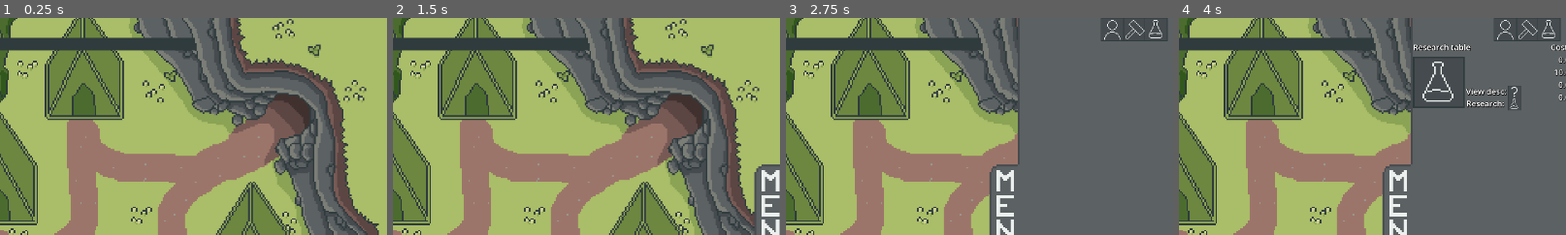
Above: before the commit, frames 1-4 (left to right).
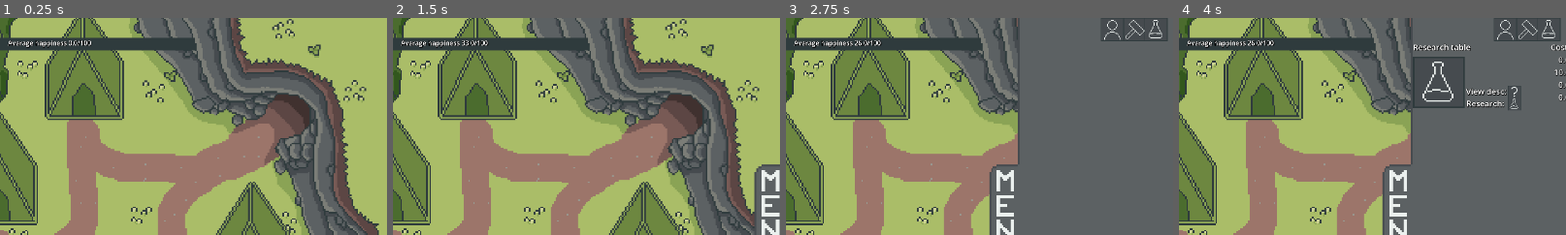
Above: after the commit, the same moments.

Repository: Lueegee1/EksamenDDU
Game: Godot game, scene res://Scenes/Root.tscn
Same seed, same stepped clock (60 frames per second), same inputs: the game is played once before the commit and once after it. The engine's default icon, where the game draws it, is replaced by a stand-in: a white triangle on a blue panel in a dark square.
Inputs (mouse positions are % of the whole screen's width and height, from its top left):
- Up to frame 1 (0.25 s): no input
- Up to frame 2 (1.5 s): click (99, 3) at 0.5 s; click (98, 46) at 1.25 s
- Up to frame 3 (2.75 s): click (97, 3) at 2 s
- Up to frame 4 (4 s): click (90, 3) at 2.75 s; click (93, 3) at 3.5 s
The pictures show only the part of the screen within x 45-95%, y 0-50%; the shares and areas given below are measured in that part.

The runs differ from the first frame. In frame 1, 0.4% of the frame differs, in the area x 2-24%, y 10-14%; in frame 2, 0.4%, in the area x 2-25%, y 10-14%; in frame 3, 0.4%; in frame 4, 0.4%.

Commit message:
Text to happiness bar + research progress

Diff:
--- a/ddu-eksamen/Scenes/Game.tscn
+++ b/ddu-eksamen/Scenes/Game.tscn
@@ -150,6 +150,13 @@
 [node name="BarSprite1" type="Sprite2D" parent="UI/HappinessBar" unique_id=1676383947]
 texture = ExtResource("4_b2bpf")
 
+[node name="Label" type="Label" parent="UI/HappinessBar" unique_id=43158018]
+layout_mode = 0
+offset_right = 40.0
+offset_bottom = 23.0
+text = "Happy"
+label_settings = ExtResource("22_18uti")
+
 [node name="MenuButtons" type="Control" parent="UI" unique_id=1602124693]
 layout_mode = 3
 anchors_preset = 0
--- a/ddu-eksamen/Scripts/UI.gd
+++ b/ddu-eksamen/Scripts/UI.gd
@@ -37,6 +37,7 @@
 	happiness_bar.position = Vector2((screen_dim.x - max_width) / 2, 50)
 	happiness_bar.color = Color(0.231, 1.0, 0.302, 1.0)
 	happiness_bar.z_index=10
+	$HappinessBar/Label.z_index =11
 	@warning_ignore("integer_division")
 	bar_sprite_1.position = Vector2(bar_max_width/2+screen_dim.x*0.3,50+bar_height/2)
 	bar_sprite_1.scale=Vector2(4,4)
@@ -64,6 +65,8 @@
 	var target_width = (Global.average_happiness / 100.0) * (2 * screen_dim.x / 5)
 	var target_size = Vector2(target_width, bar_height)
 	happiness_bar.size = happiness_bar.size.lerp(target_size, 1.0 - pow(lerp_speed, delta))
+	$HappinessBar/Label.position = happiness_bar.position + Vector2((screen_dim.x -400)/ 5,0)
+	$HappinessBar/Label.text = "Average happiness " +str(clamp(round(Global.average_happiness),0,100)) + "/100"
 
 func update_menus(delta: float) -> void:
 	var root_pos
--- a/ddu-eksamen/data/research.json
+++ b/ddu-eksamen/data/research.json
@@ -2,28 +2,28 @@
 "research" : {
 	"1": {"name":"Research table","cost":[0,10,0,0],"requirements":[], "description": "A nice place to think. Here colonists can generate research points", "icons": "res://Assets/temp files/buttons/Sprite-0003-Sheet8.png", "researched":0},
 	"2": {"name":"Explore the caves","cost":[1,0,0,0],"requirements":[1],"description": "The dark caves seem to contain useful ressources. Here colonists can gather minerals", "icons": "res://Assets/temp files/buttons/Sprite-0003-Sheet2.png", "researched":0},
-	"3": {"name":"Fields","cost":[1.5,50,0,10],"requirements":[1],"description": "Start toiling the fields, here the colonists can generate food", "icons": "res://Assets/temp files/buttons/Sprite-0003-Sheet2.png", "researched":0},
+	"3": {"name":"Fields","cost":[2.5,50,0,10],"requirements":[1],"description": "Start toiling the fields, here the colonists can generate food", "icons": "res://Assets/temp files/buttons/Sprite-0003-Sheet2.png", "researched":0},
 	"4": {"name":"Plant flowers","cost":[1,25,0,0],"requirements":[1],"description": "Pretty up the colony with some colorful flowers, the colonists will enjoy the decorations", "icons": "res://Assets/temp files/buttons/Sprite-0003-Sheet3.png", "researched":0},
-	"5": {"name":"Irrigation","cost":[4,100,10,25],"requirements":[3],"description": "Start irragating the fields, increasing their production", "icons": "res://Assets/temp files/buttons/Sprite-0003-Sheet2.png", "researched":0},
-	"6": {"name":"Axes","cost":[1.5,10,25,0],"requirements":[2],"description": "Make axes for your colonists, this will help them gather more plantmatter", "icons": "res://Assets/temp files/buttons/Sprite-0003-Sheet2.png", "researched":0},
-	"7": {"name":"Tents","cost":[2,100,25,0],"requirements":[6],"description": "One man tents for your colonists, finally a place to rest", "icons": "res://Assets/temp files/buttons/Sprite-0003-Sheet1.png", "researched":0},
-	"8": {"name":"Pickaxes","cost":[2,10,30,0],"requirements":[6],"description": "Make pickaxes for your colonists, this will help them extract minerals from the mines more efficiently", "icons": "res://Assets/temp files/buttons/Sprite-0003-Sheet2.png", "researched":0},
-	"9": {"name":"Houses","cost":[2,150,40,0],"requirements":[7],"description": "More spacious housing for your colonists, these huts can fit two people. This is where the magic happen", "icons": "res://Assets/temp files/buttons/Sprite-0003-Sheet1.png", "researched":0},
+	"5": {"name":"Irrigation","cost":[8,100,10,25],"requirements":[3],"description": "Start irragating the fields, increasing their production", "icons": "res://Assets/temp files/buttons/Sprite-0003-Sheet2.png", "researched":0},
+	"6": {"name":"Axes","cost":[3,10,25,0],"requirements":[2],"description": "Make axes for your colonists, this will help them gather more plantmatter", "icons": "res://Assets/temp files/buttons/Sprite-0003-Sheet2.png", "researched":0},
+	"7": {"name":"Tents","cost":[3,100,25,0],"requirements":[6],"description": "One man tents for your colonists, finally a place to rest", "icons": "res://Assets/temp files/buttons/Sprite-0003-Sheet1.png", "researched":0},
+	"8": {"name":"Pickaxes","cost":[3,40,30,0],"requirements":[6],"description": "Make pickaxes for your colonists, this will help them extract minerals from the mines more efficiently", "icons": "res://Assets/temp files/buttons/Sprite-0003-Sheet2.png", "researched":0},
+	"9": {"name":"Houses","cost":[5,150,40,0],"requirements":[7],"description": "More spacious housing for your colonists, these huts can fit two people. This is where the magic happen", "icons": "res://Assets/temp files/buttons/Sprite-0003-Sheet1.png", "researched":0},
 	"10": {"name":"Library","cost":[4,150,75,0],"requirements":[6,8,9],"description": "A better place to research, here you may even come up with all new ideas", "icons": "res://Assets/temp files/buttons/Sprite-0003-Sheet8.png", "researched":0},
-	"11": {"name":"Statues","cost":[2,0,50,0],"requirements":[8],"description": "Some statues to decortate the town, I'm sure the colonists will apreciate this", "icons": "res://Assets/temp files/buttons/Sprite-0003-Sheet3.png", "researched":0},
-	"12": {"name":"Fountain","cost":[3,0,75,0],"requirements":[11],"description": "A nice fountain, throw in a coin and make a wish", "icons": "res://Assets/temp files/buttons/Sprite-0003-Sheet3.png", "researched":0},
-	"13": {"name":"Windmill","cost":[6,100,50,0],"requirements":[2,5],"description": "Add a windmill to mill the wheat in to flour, making more food for the colony", "icons": "res://Assets/temp files/buttons/Sprite-0003-Sheet2.png", "researched":0},
+	"11": {"name":"Statues","cost":[6,0,100,0],"requirements":[8],"description": "Some statues to decortate the town, I'm sure the colonists will apreciate this", "icons": "res://Assets/temp files/buttons/Sprite-0003-Sheet3.png", "researched":0},
+	"12": {"name":"Fountain","cost":[8,0,150,0],"requirements":[11],"description": "A nice fountain, throw in a coin and make a wish", "icons": "res://Assets/temp files/buttons/Sprite-0003-Sheet3.png", "researched":0},
+	"13": {"name":"Windmill","cost":[10,100,50,0],"requirements":[2,5],"description": "Add a windmill to mill the wheat in to flour, making more food for the colony", "icons": "res://Assets/temp files/buttons/Sprite-0003-Sheet2.png", "researched":0},
 	"14": {"name":"Electronics","cost":[6,0,100,0],"requirements":[10],"description": "Study the posibilities of electronics for improving the colony", "icons": "res://Assets/temp files/buttons/Sprite-0003-Sheet8.png", "researched":0},
 	"15": {"name":"Biotech","cost":[6,100,0,0],"requirements":[10],"description": "Study the posibilities of biotechnology for improving the colony", "icons": "res://Assets/temp files/buttons/Sprite-0003-Sheet5.png", "researched":0},
 	"16": {"name":"Drills","cost":[8,0,200,0],"requirements":[14],"description": "Make drills the serve as improved mining tools, improving efficiency in the mines", "icons": "res://Assets/temp files/buttons/Sprite-0003-Sheet2.png", "researched":0},
-	"17": {"name":"Streetlights","cost":[5,0,100,0],"requirements":[14],"description": "Build some streetlights to ligth up the colony", "icons": "res://Assets/temp files/buttons/Sprite-0003-Sheet3.png", "researched":0},
+	"17": {"name":"Streetlights","cost":[12,0,200,0],"requirements":[14],"description": "Build some streetlights to ligth up the colony", "icons": "res://Assets/temp files/buttons/Sprite-0003-Sheet3.png", "researched":0},
 	"18": {"name":"Lumbermill","cost":[8,200,50,0],"requirements":[14],"description": "Improve gather of plant materials with the implementation of powered machinery", "icons": "res://Assets/temp files/buttons/Sprite-0003-Sheet2.png", "researched":0},
 	"19": {"name":"Humanities","cost":[6,0,0,0],"requirements":[10],"description": "A real science or something like that", "icons": "res://Assets/temp files/buttons/Sprite-0003-Sheet3.png", "researched":0},
-	"20": {"name":"Gene Sequencing","cost":[12,200,0,0],"requirements":[15],"description": "With this you can see the genetics of your colonists, and see what makes them tick", "icons": "res://Assets/temp files/buttons/Sprite-0003-Sheet5.png", "researched":0},
-	"21": {"name":"GMO","cost":[8,300,0,0],"requirements":[20],"description": "Produce more food than ever before with GMO technology!", "icons": "res://Assets/temp files/buttons/Sprite-0003-Sheet5.png", "researched":0},
-	"22": {"name":"Medicine","cost":[10,300,0,0],"requirements":[15],"description": "Cure your colonists illnesses with brand new medicine", "icons": "res://Assets/temp files/buttons/Sprite-0003-Sheet8.png", "researched":0},
-	"23": {"name":"Lethal injection","cost":[12,400,0,0],"requirements":[22],"description": "A cleaner way to get rid of undesireables", "icons": "res://Assets/temp files/buttons/Sprite-0003-Sheet8.png", "researched":0},
+	"20": {"name":"Gene Sequencing","cost":[20,800,0,0],"requirements":[15],"description": "With this you can see the genetics of your colonists, and see what makes them tick", "icons": "res://Assets/temp files/buttons/Sprite-0003-Sheet5.png", "researched":0},
+	"21": {"name":"GMO","cost":[20,600,0,0],"requirements":[20],"description": "Produce more food than ever before with GMO technology!", "icons": "res://Assets/temp files/buttons/Sprite-0003-Sheet5.png", "researched":0},
+	"22": {"name":"Medicine","cost":[20,800,0,0],"requirements":[15],"description": "Cure your colonists illnesses with brand new medicine", "icons": "res://Assets/temp files/buttons/Sprite-0003-Sheet8.png", "researched":0},
+	"23": {"name":"Lethal injection","cost":[16,400,100,0],"requirements":[22],"description": "A cleaner way to get rid of undesireables, your colonists won't mind as much.", "icons": "res://Assets/temp files/buttons/Sprite-0003-Sheet8.png", "researched":0},
 	"24": {"name":"Axe murder","cost":[3,0,0,0],"requirements":[6],"description": "An axe is a simple way to cure depression", "icons": "res://Assets/temp files/buttons/Sprite-0003-Sheet3.png", "researched":0},
-	"25": {"name":"Psychology","cost":[15,0,0,0],"requirements":[19, 22],"description": "Sit down and ask your colonists how thjey are", "icons": "res://Assets/temp files/buttons/Sprite-0003-Sheet3.png", "researched":0}
+	"25": {"name":"Psychology","cost":[16,0,0,0],"requirements":[19, 22],"description": "Sit down and ask your colonists how they are", "icons": "res://Assets/temp files/buttons/Sprite-0003-Sheet3.png", "researched":0},
 	}
 }
